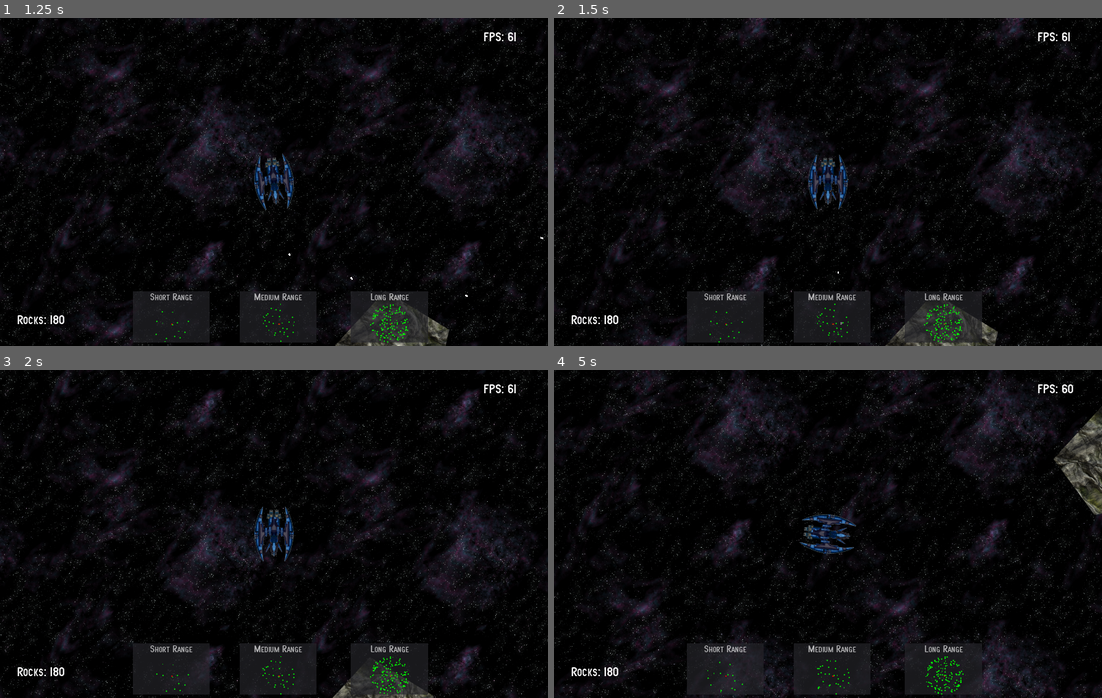
Above: before the commit, frames 1-4 (two rows, left to right).
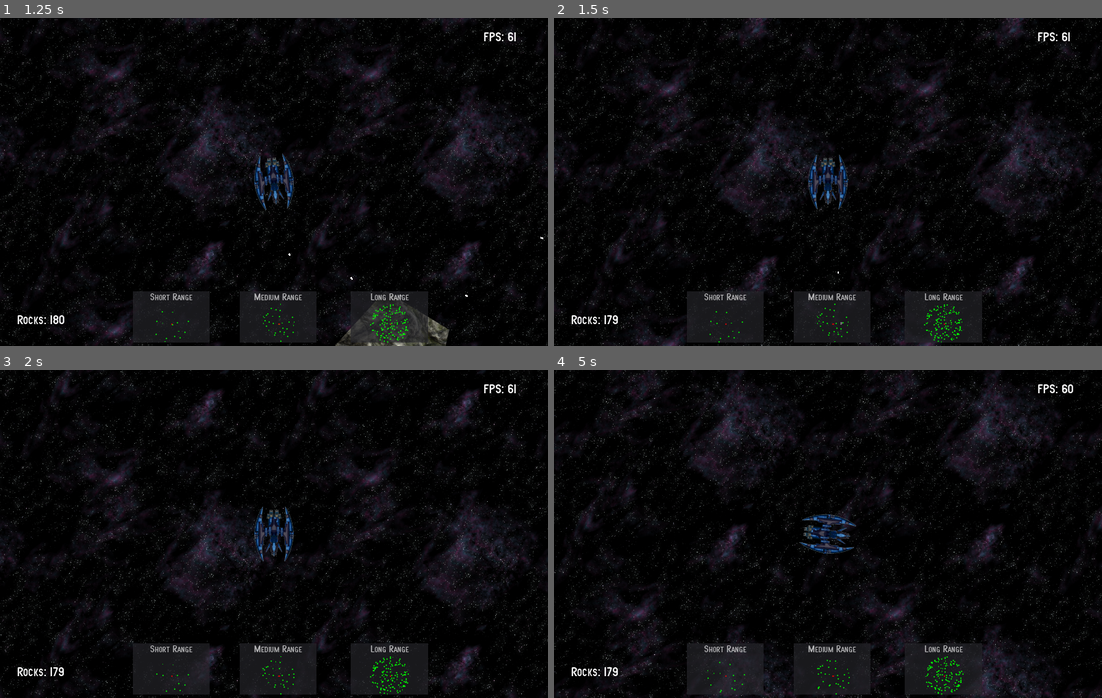
Above: after the commit, the same moments.

Repository: imekon/ShootTheRocks
Game: Godot game, scene res://scenes/Main.tscn
Same seed, same stepped clock (60 frames per second), same inputs: the game is played once before the commit and once after it.
Inputs:
- Up to frame 1 (1.25 s): tap Enter at 0.5 s; hold Right (turn_right) from 0.53 s (still down); hold Ctrl (fire) from 0.53 s (still down)
- Up to frame 2 (1.5 s): release Right (turn_right) at 1.28 s; release Ctrl (fire) at 1.28 s; hold Down (move_backward) from 1.28 s (still down); tap Ctrl (fire) at 1.35 s
- Up to frame 3 (2 s): keep holding Down (move_backward)
- Up to frame 4 (5 s): release Down (move_backward) at 2.03 s; hold Right (turn_right) 2.03-2.78 s; hold Ctrl (fire) 2.03-2.78 s; hold Up (move_forward) 2.78-3.53 s; tap Ctrl (fire) at 2.85, 4.35 s; hold Ctrl (fire) 3.53-4.28 s; hold Left (turn_left) from 3.53 s (still down)

Frame 1 is identical in both runs. In frame 2, 0.8% of the frame differs, in the area x 9-81%, y 85-100%; in frame 3, 0.6%; in frame 4, 8.1%, in the area x 0-100%, y 0-100%.

Commit message:
adding animation to explosion

Diff:
--- a/scenes/Bullet.tscn
+++ b/scenes/Bullet.tscn
@@ -14,3 +14,5 @@
 
 [node name="CollisionShape2D" type="CollisionShape2D" parent="."]
 shape = SubResource( 1 )
+
+[node name="ExplosionAnimation" type="AnimationPlayer" parent="."]
--- a/scripts/Bullet.gd
+++ b/scripts/Bullet.gd
@@ -3,6 +3,8 @@
 const MOVEMENT = 1000.0
 
 var start_time
+
+onready var explosion = $ExplosionAnimation
 
 func _ready():
 	start_time = OS.get_unix_time()
@@ -16,8 +18,14 @@
 	if collision != null && collision.collider != null:
 		if collision.collider.has_method("damage"):
 			collision.collider.damage()
-		queue_free()
+		explode()
+		# queue_free()
 
 	var now = OS.get_unix_time()
 	if now - start_time > 1:
 		queue_free()
+
+func explode():
+	explosion.play()
+	yield(explosion, "animation_finished")
+	queue_free()
